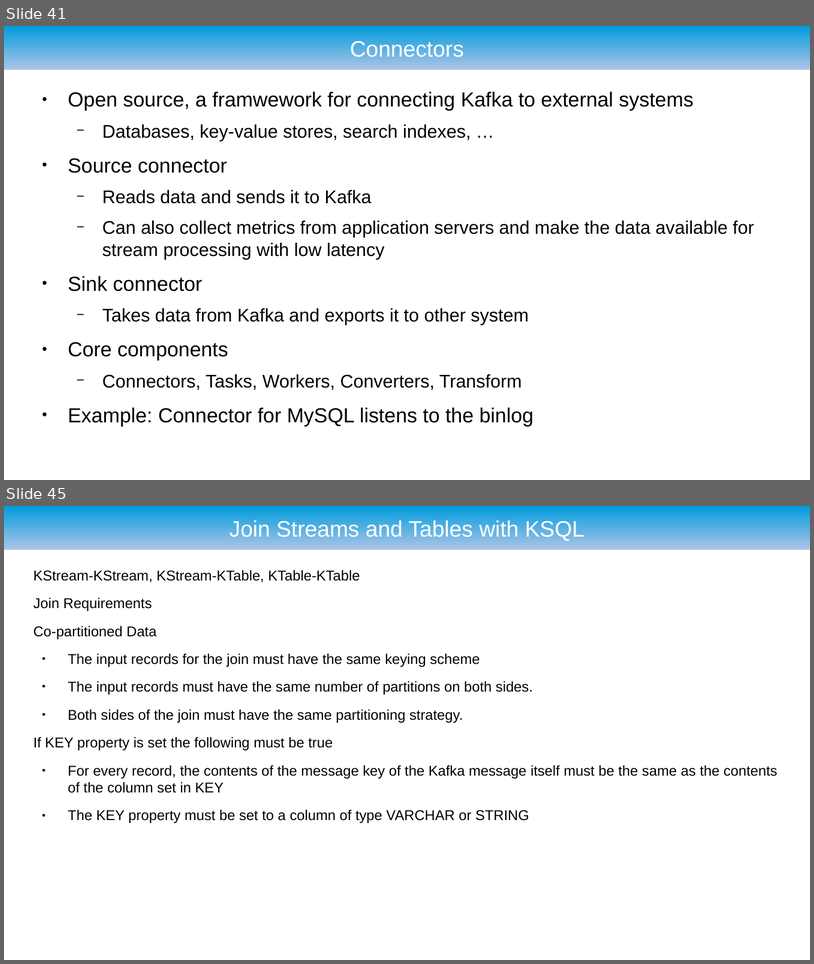
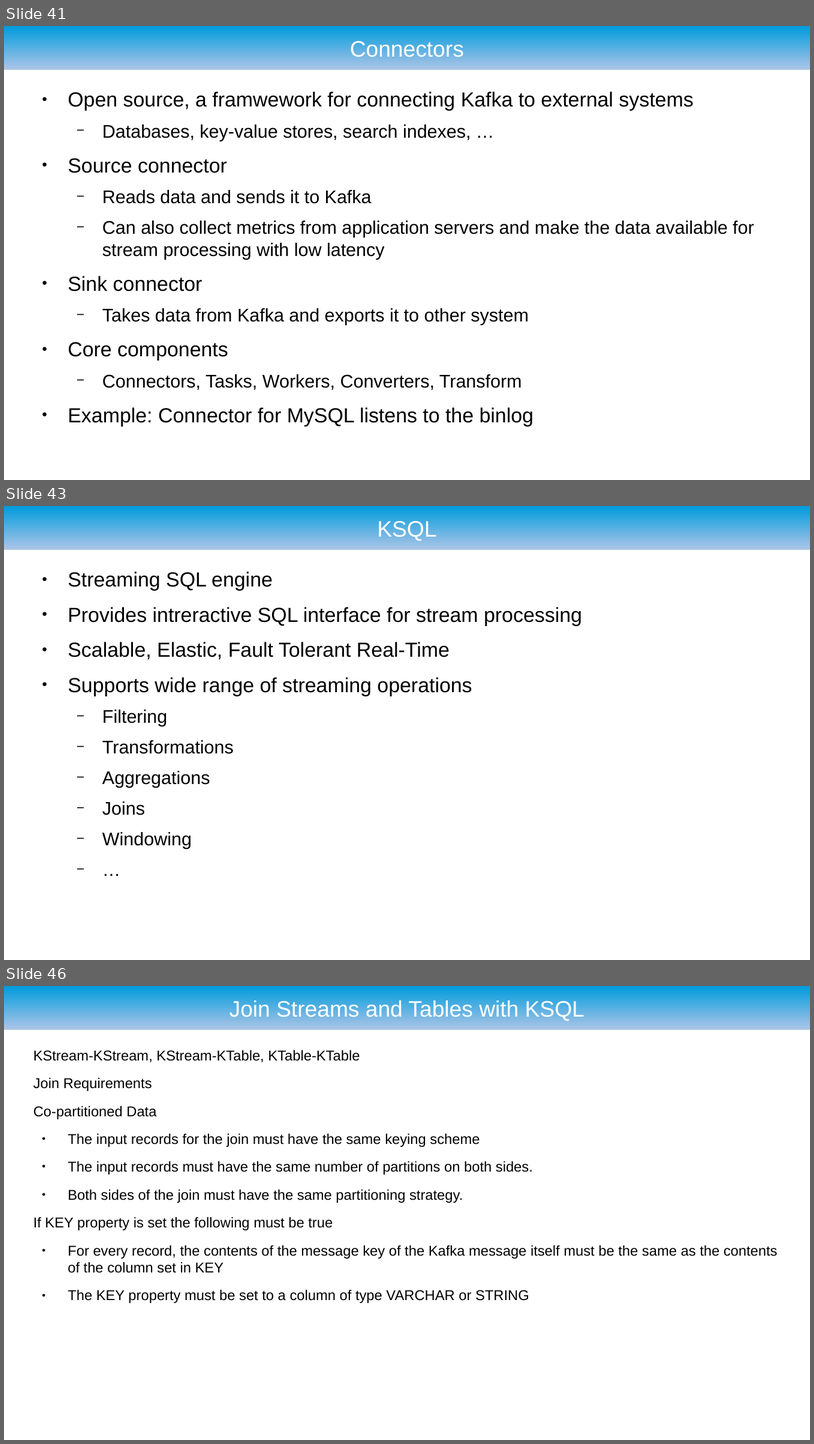
Before and after one commit to ryzlab/kafka-kompetensdag, a slide deck: doc/presentation.odp. Shown one above the other, each under a label of ours: slides 41 and 45 before the commit, slides 41, 43 and 46 after it; the slides between them are not shown. The pictures are 814x964 and 814x1444 pixels, drawn with LibreOffice and Linux fonts; fonts in the diff are those of the drawing; background and template pictures are left out. Boxes give left, top, right and bottom in pixels: in the first picture for what was removed or moved away, otherwise in the second. Text is boxed around its words. In the diff, an @@ line names an element or a change of style, - is before the commit and + after.

Commit message:
Added slide

```diff
--- a/doc/presentation.odp
+++ b/doc/presentation.odp
@@ slide 43 added at (4, 506, 810, 960), background #FFFFFF; not listed: 1 template element that a slide beside it also shows @@
@@ title added at (377, 519, 437, 541), 22 pt, text #FFFFFF @@
+KSQL
@@ text added at (68, 571, 582, 849), 20 pt, text #000000 @@
+● Streaming SQL engine
+● Provides intreractive SQL interface for stream processing
+● Scalable, Elastic, Fault Tolerant Real-Time
+● Supports wide range of streaming operations
+  − Filtering
+  − Transformations
+  − Aggregations
+  − Joins
+  − Windowing
+  − …
@@ what was slide 45 is now slide 46 @@
```
Also in this commit, not shown: 3 slides changed, 1 other slide added, 1 slide removed.
